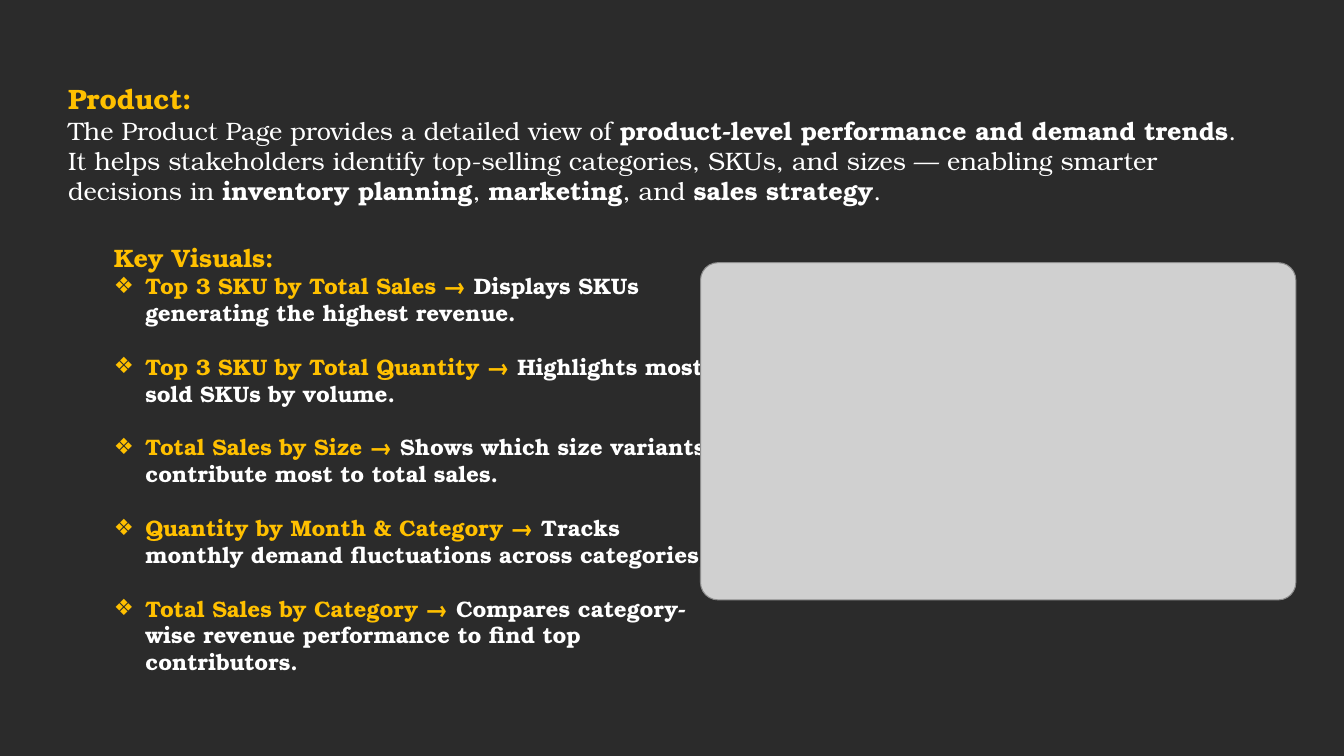
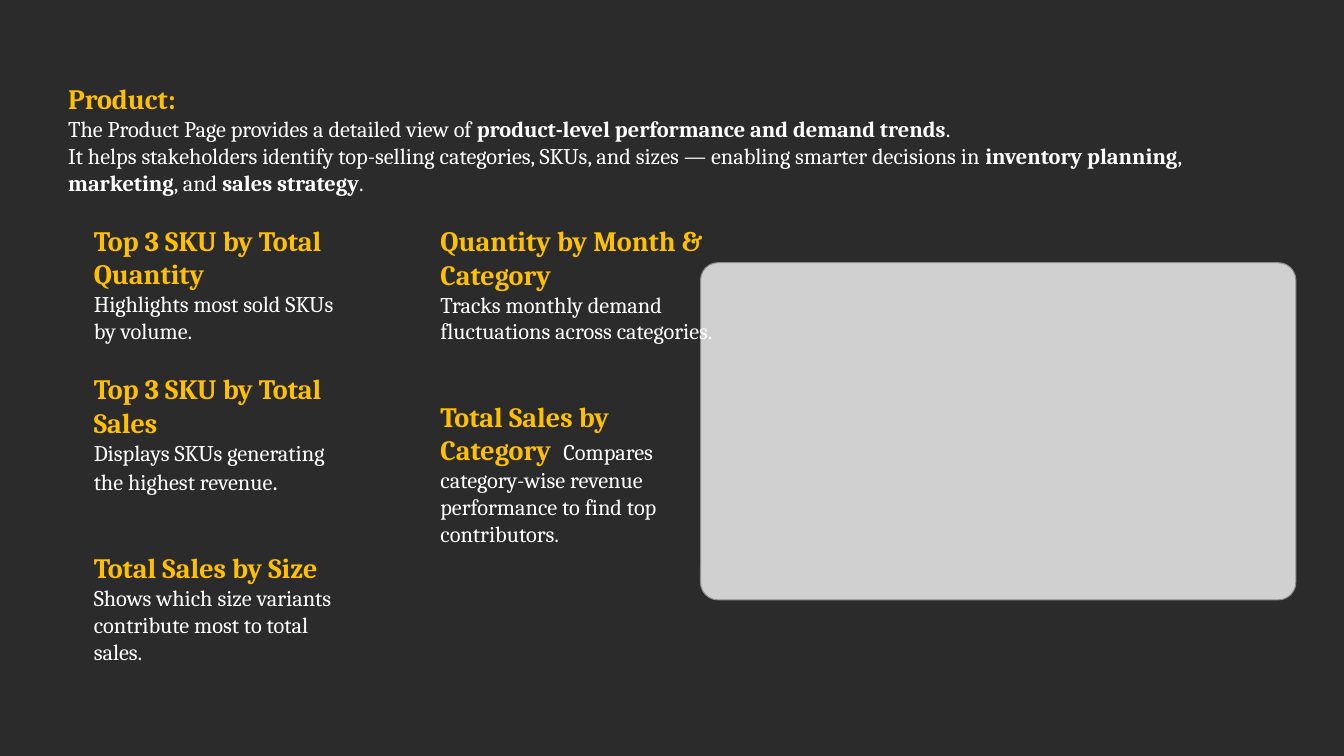
Before and after one commit to prafullwahatule/BI-Amazon-Sale-Report, a slide deck: slide 18 of Report/Amazon Sales Report.pptx. Drawn at 1344x756 pixels with LibreOffice and Linux fonts; fonts in the diff are those of the drawing; grey boxes stand for pictures; background and template pictures are left out; a plain dark background stands for a picture behind light text. Boxes give left, top, right and bottom in pixels: in the first picture for what was removed or moved away, otherwise in the second. Text is boxed around its words. In the diff, an @@ line names an element or a change of style, - is before the commit and + after.

```diff
--- a/Report/Amazon Sales Report.pptx
+++ b/Report/Amazon Sales Report.pptx
@@ text "Product: The Product Page provides ..." at (x1=68, y1=89, x2=1182, y2=196): size 18 to 16 pt, font TeX Gyre Bonum to Cambria @@
@@ text added at (x1=94, y1=231, x2=333, y2=344), 16 pt, text #FFFFFF @@
+Top 3 SKU by Total Quantity
+Highlights most sold SKUs by volume.
@@ text added at (x1=440, y1=231, x2=713, y2=345), 16 pt, text #FFFFFF @@
+Quantity by Month & Category
+Tracks monthly demand fluctuations across categories.
@@ text added at (x1=94, y1=379, x2=324, y2=495), 16 pt, text #FFFFFF @@
+Top 3 SKU by Total Sales
+Displays SKUs generating the highest revenue.
@@ text at (x1=440, y1=407, x2=656, y2=543): text changed; font TeX Gyre Bonum to Cambria; bold off @@
-Key Visuals:
-❖ Top 3 SKU by Total Sales → Displays SKUs generating the highest revenue.
-❖ Top 3 SKU by Total Quantity → Highlights most sold SKUs by volume.
-❖ Total Sales by Size → Shows which size variants contribute most to total sales.
-❖ Quantity by Month & Category → Tracks monthly demand fluctuations across categories.
-❖ Total Sales by Category → Compares category-wise revenue performance to find top contributors.
+Total Sales by Category Compares category-wise revenue performance to find top contributors.
@@ text added at (x1=94, y1=558, x2=331, y2=660), 16 pt, text #FFFFFF @@
+Total Sales by Size Shows which size variants contribute most to total sales.
```
Also in this commit, not shown: 27 other slides changed.
